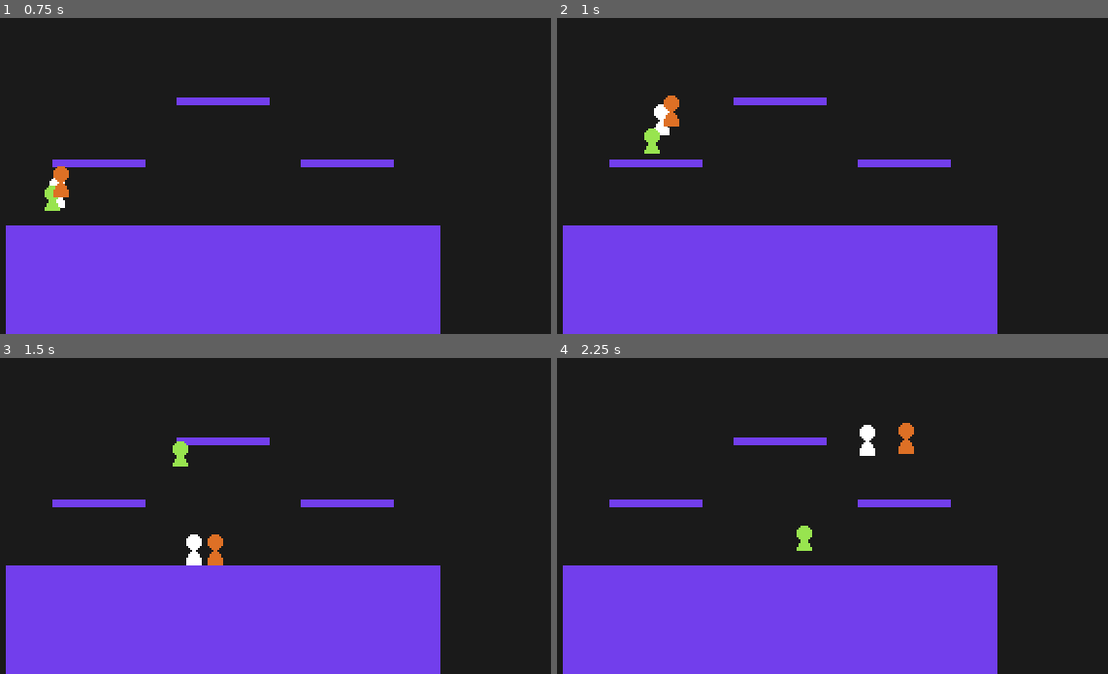
Above: before the commit, frames 1-4 (two rows, left to right).
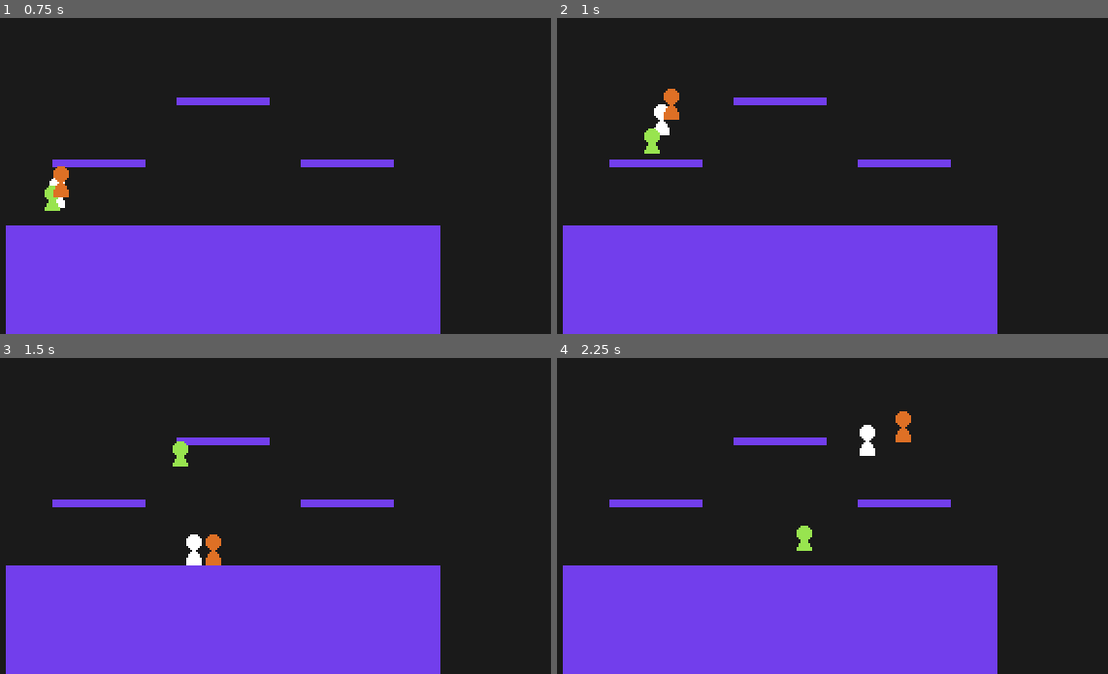
Above: after the commit, the same moments.

Repository: youssefevan/platform-fighter
Game: Godot game, scene res://World.tscn
Same seed, same stepped clock (60 frames per second), same inputs: the game is played once before the commit and once after it.
Inputs:
- Up to frame 1 (0.75 s): tap Enter at 0.5 s; hold Right (right) from 0.53 s (still down); tap Z (jump) at 0.6 s
- Up to frame 2 (1 s): keep holding Right (right); tap Z (jump) at 0.77 s
- Up to frame 3 (1.5 s): keep holding Right (right); tap Z (jump) at 1.07, 1.35 s
- Up to frame 4 (2.25 s): tap Z (jump) at 1.52, 1.82, 2.1 s; release Right (right) at 2.03 s; hold Left (left) from 2.03 s (still down)

Frame 1 is identical in both runs. In frame 2, 0.2% of the frame differs, in the area x 19-23%, y 22-35%; in frame 3, less than 0.1%; in frame 4, 0.3%, in the area x 61-65%, y 16-31%.

Commit message:
Update Red.tscn

Diff:
--- a/PlatformFighter/Scenes/Characters/Red.tscn
+++ b/PlatformFighter/Scenes/Characters/Red.tscn
@@ -8,7 +8,7 @@
 fall_speed = 350.0
 fastfall_speed = 570.0
 fullhop_height = 250.0
-shorthop_height = 215.0
+air_jump_height = 250.0
 ground_acceleration = 2200.0
 air_speed = 100.0
 jumpsquat_frames = 3
